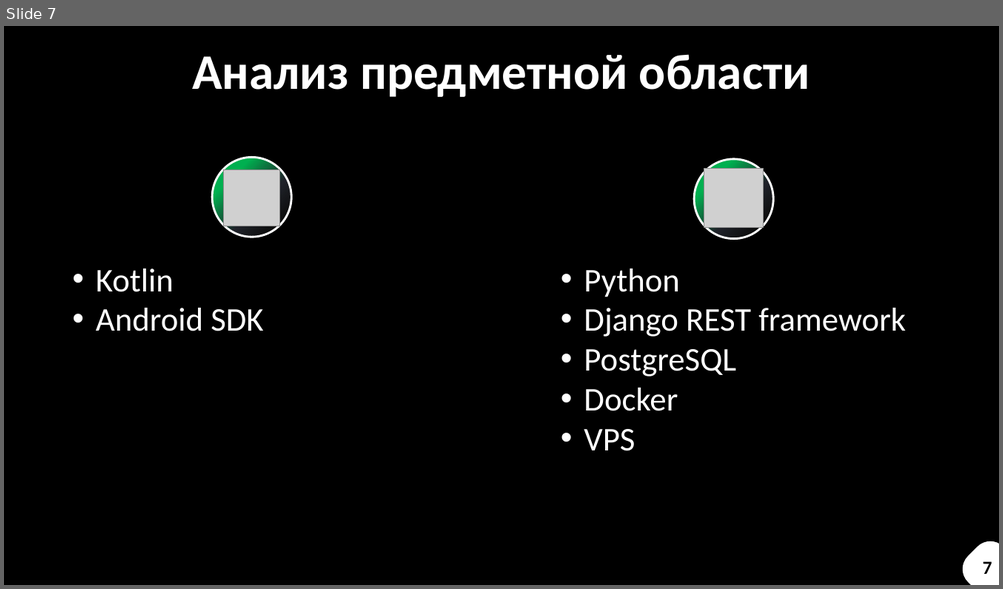
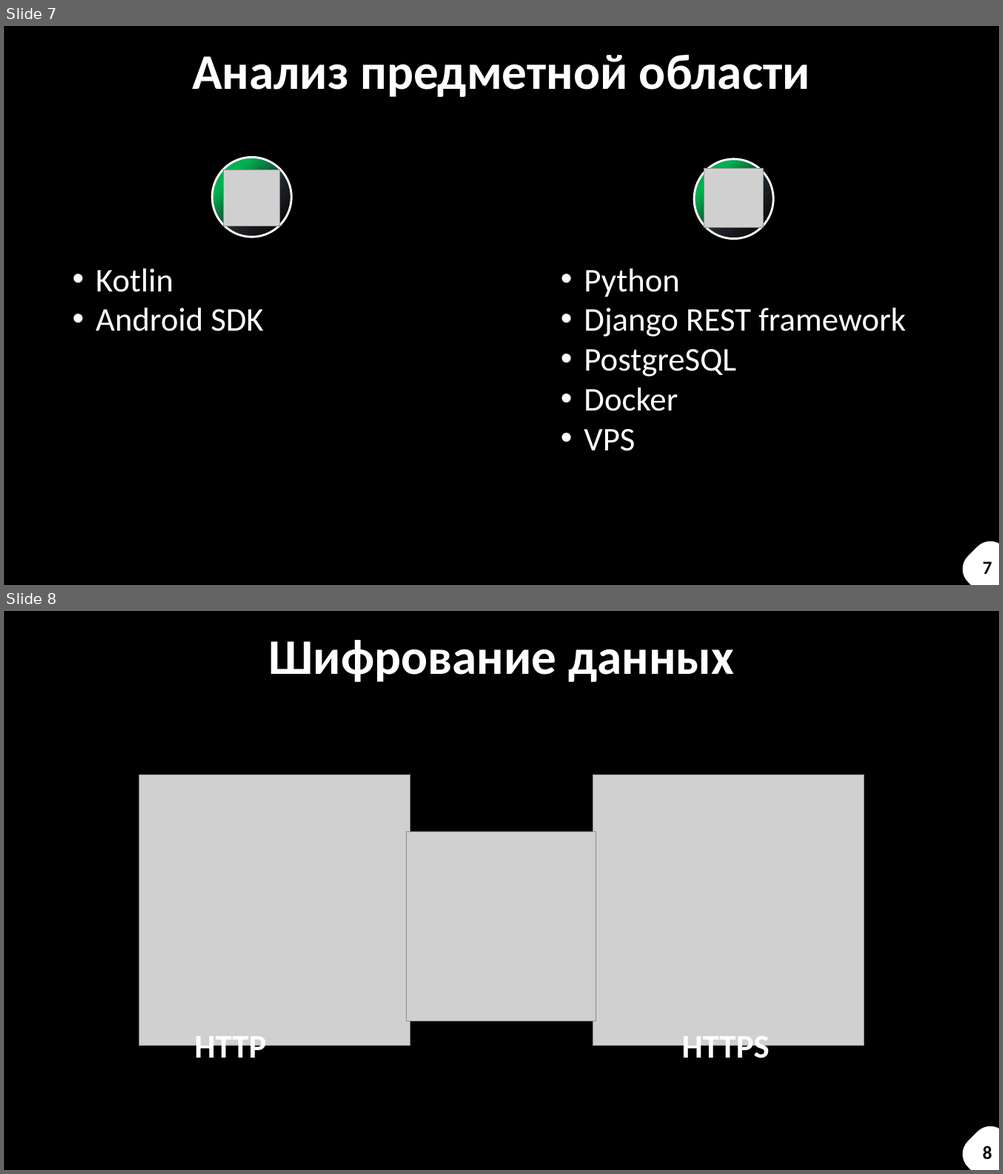
Before and after one commit to dany0k/TP-5.2-2, a slide deck: docs/TP-monseratt.pptx. Shown one above the other, each under a label of ours: slide 7 before the commit, slides 7 and 8 after it. The pictures are 1003x589 and 1003x1174 pixels, drawn with LibreOffice and Linux fonts; fonts in the diff are those of the drawing; grey boxes stand for pictures. Boxes give left, top, right and bottom in pixels: in the first picture for what was removed or moved away, otherwise in the second. Text is boxed around its words. In the diff, an @@ line names an element or a change of style, - is before the commit and + after.

```diff
--- a/docs/TP-monseratt.pptx
+++ b/docs/TP-monseratt.pptx
@@ slide 8 added at (x1=4, y1=611, x2=999, y2=1170), background #000000 @@
@@ text added at (x1=268, y1=640, x2=734, y2=682), 48 pt, text #FFFFFF, bold @@
+Шифрование данных
@@ picture added at (x1=139, y1=775, x2=410, y2=1045) @@
@@ picture added at (x1=593, y1=775, x2=864, y2=1045) @@
@@ picture added at (x1=407, y1=832, x2=597, y2=1022) @@
@@ text added at (x1=194, y1=1037, x2=266, y2=1067), 32 pt, text #FFFFFF, bold @@
+HTTP
@@ text added at (x1=682, y1=1037, x2=769, y2=1067), 32 pt, text #FFFFFF, bold @@
+HTTPS
@@ freeform shape added at (x1=955, y1=1120, x2=999, y2=1170), fill #FFFFFF @@
@@ text added at (x1=982, y1=1146, x2=992, y2=1159), 18 pt, text #000000, bold @@
+8
@@ text added at (x1=983, y1=1145, x2=991, y2=1162), 14 pt, text #000000, bold @@
+6
```
Also in this commit, not shown: 10 slides changed.
